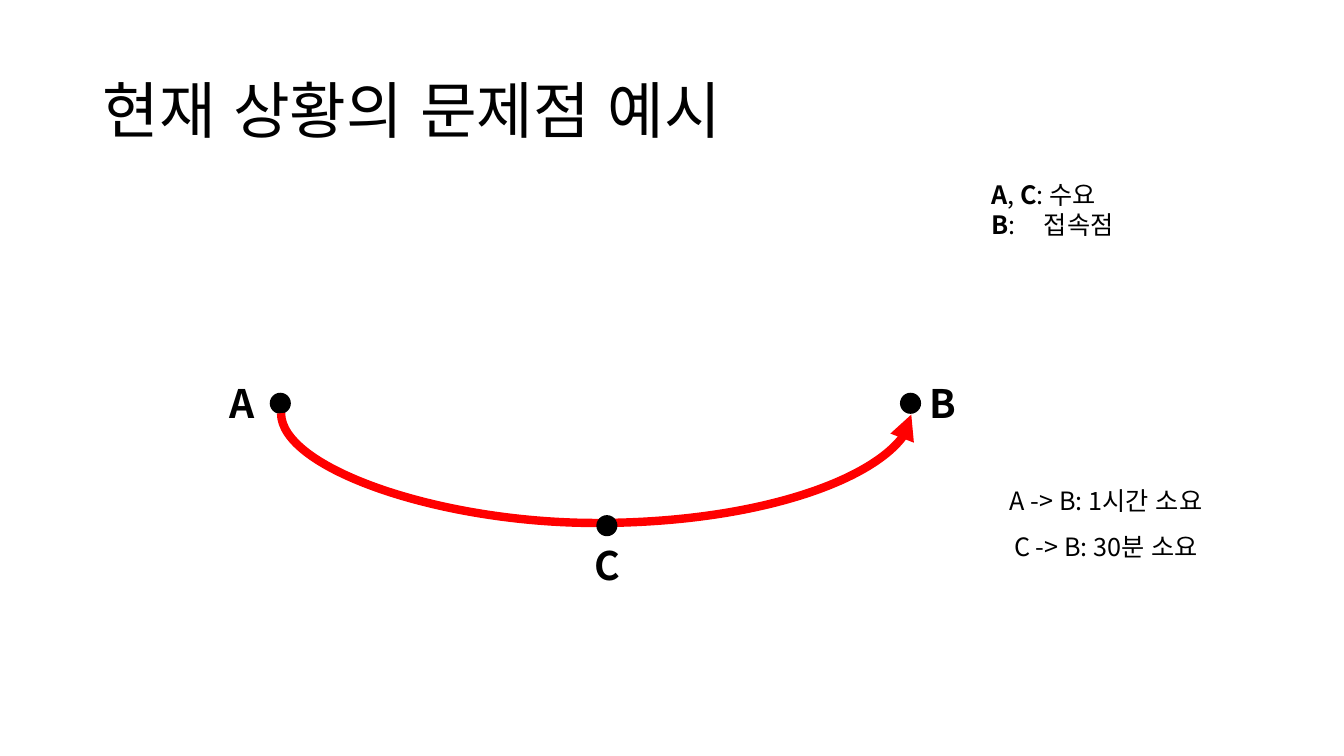
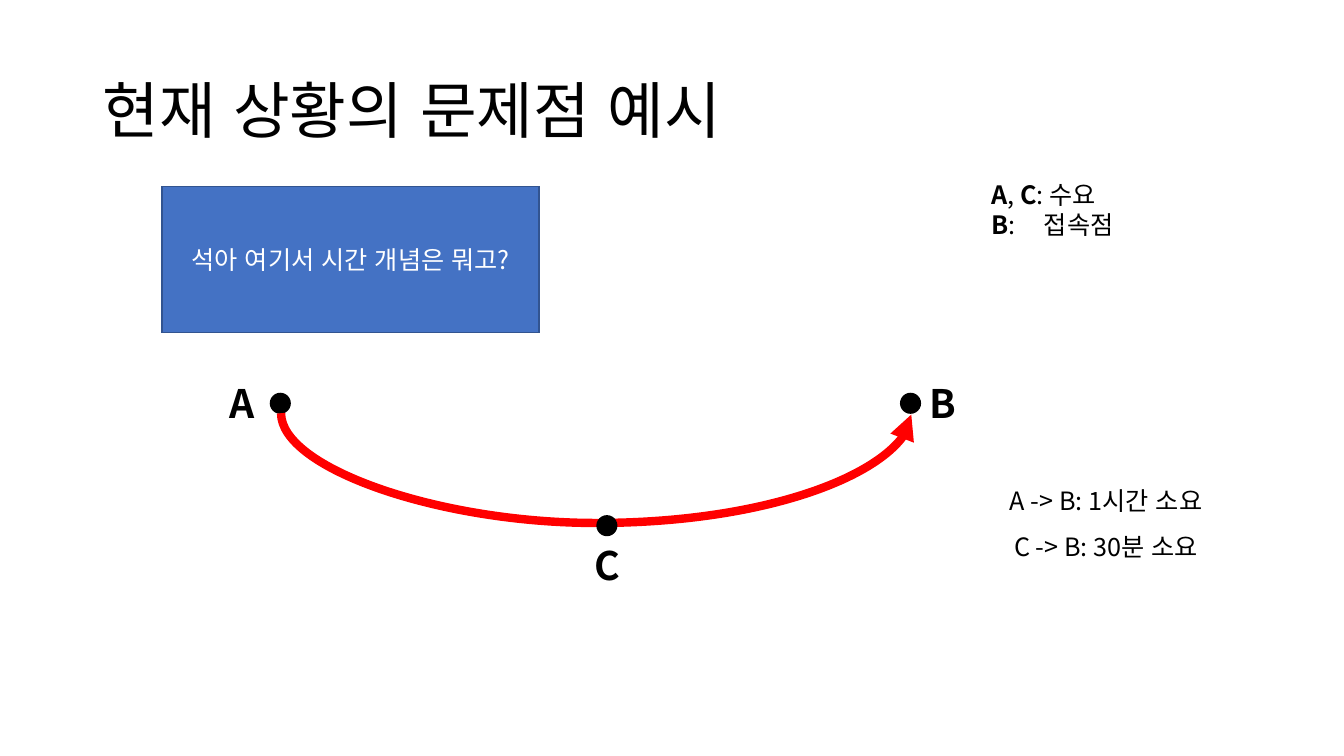
Before and after one commit to hipive/wonseok, a slide deck: slide 5 of 시작_비용분담.pptx. Drawn at 1344x756 pixels with LibreOffice and Linux fonts; fonts in the diff are those of the drawing. Boxes give left, top, right and bottom in pixels: in the first picture for what was removed or moved away, otherwise in the second. Text is boxed around its words. In the diff, an @@ line names an element or a change of style, - is before the commit and + after.

```diff
--- a/시작_비용분담.pptx
+++ b/시작_비용분담.pptx
@@ rectangle added at (162,187,539,333), fill #4472C4, outline #325491 1 pt, 18 pt, text #FFFFFF @@
+석아 여기서 시간 개념은 뭐고?
```
Also in this commit, not shown: 1 other slide changed, 29 other files.
